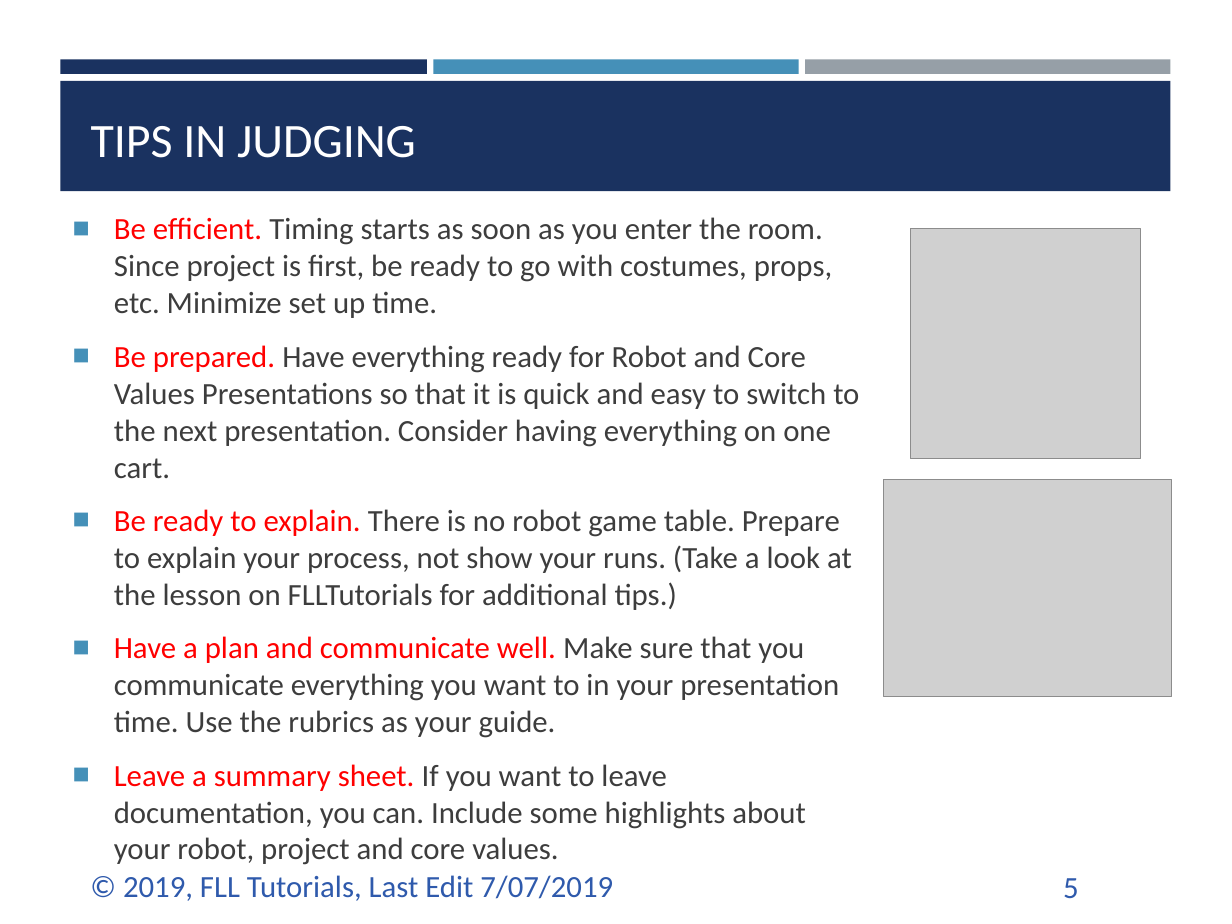
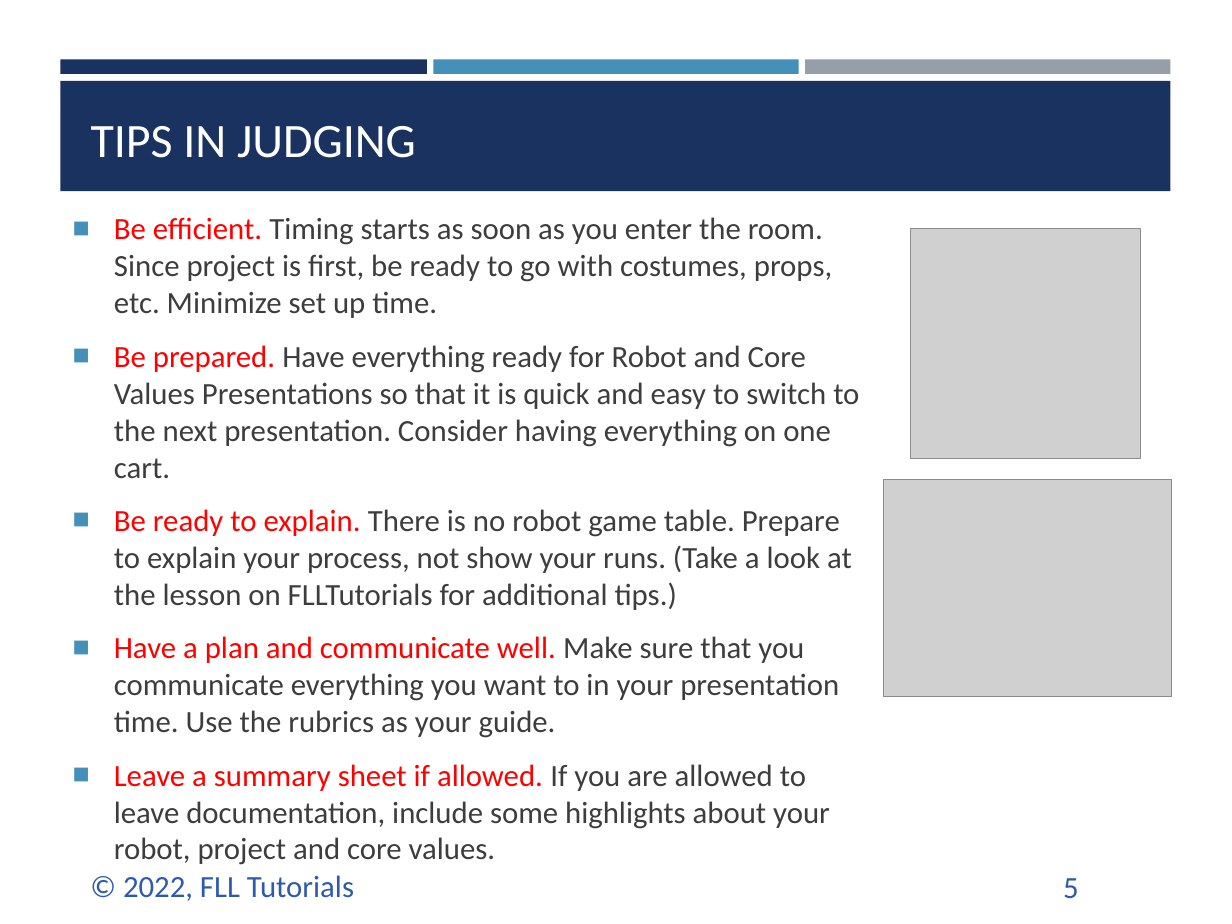
Before and after one commit to ev3lessons/FLL-Tutorials, a slide deck: slide 5 of translations/en-us/RobotGame/ConsolidatedJudging.pptx. Drawn at 1232x924 pixels with LibreOffice and Linux fonts; fonts in the diff are those of the drawing; grey boxes stand for pictures. Boxes give left, top, right and bottom in pixels: in the first picture for what was removed or moved away, otherwise in the second. Text is boxed around its words. In the diff, an @@ line names an element or a change of style, - is before the commit and + after.

Commit message:
Updated Robot Design Lessons

```diff
--- a/translations/en-us/RobotGame/ConsolidatedJudging.pptx
+++ b/translations/en-us/RobotGame/ConsolidatedJudging.pptx
@@ text at <box>114,764,830,865</box>: text changed @@
-■ Leave a summary sheet. If you want to leave documentation, you can. Include some highlights about your robot, project and core values.
+■ Leave a summary sheet if allowed. If you are allowed to leave documentation, include some highlights about your robot, project and core values.
@@ text at <box>123,875,354,901</box>: text changed @@
-© 2019, FLL Tutorials, Last Edit 7/07/2019
+© 2022, FLL Tutorials
```
Also in this commit, not shown: 3 other slides changed, 2 slides added, 2 slides removed, 13 other files.
